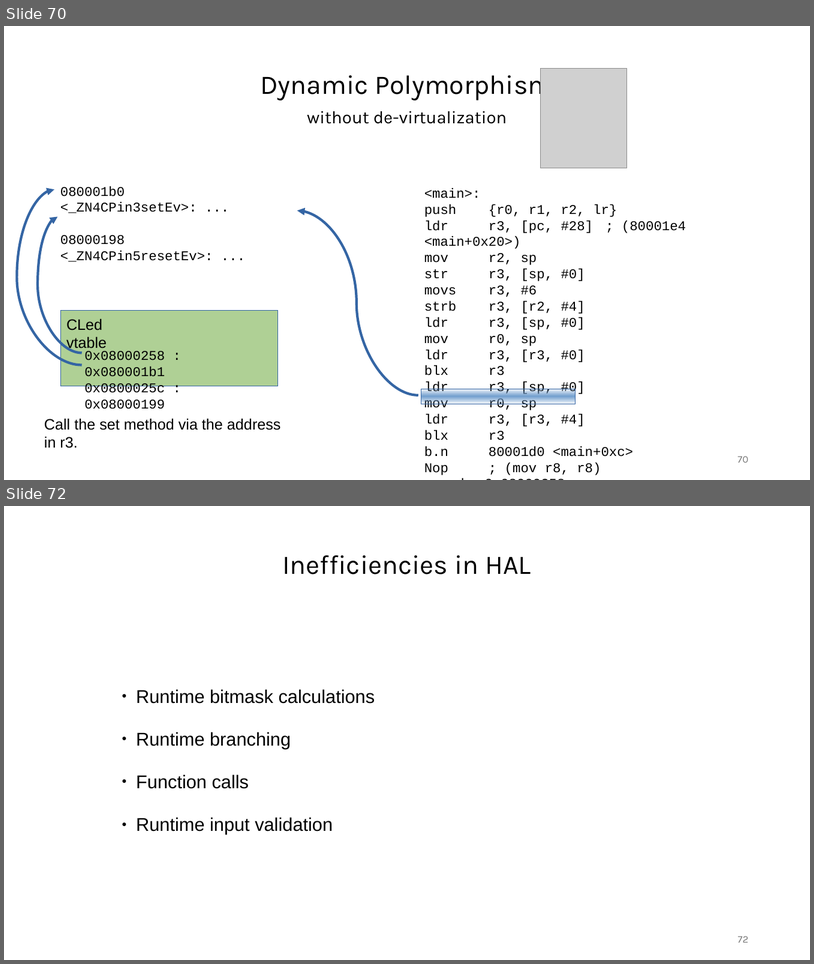
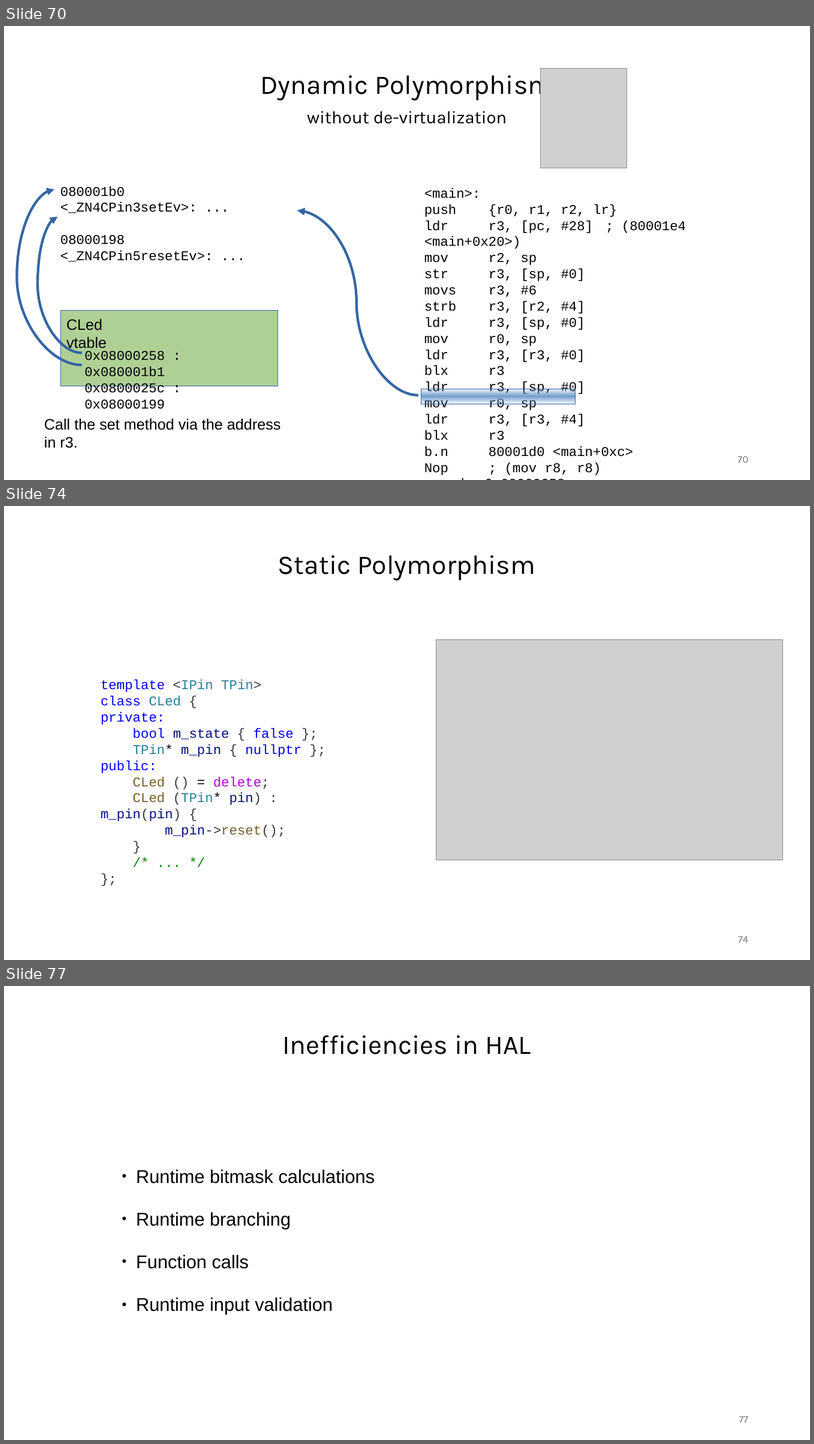
Before and after one commit to janos32783/cppcon_2024_cost_cpp_abstractions, a slide deck: presentation/cppcon.pptx. Shown one above the other, each under a label of ours: slides 70 and 72 before the commit, slides 70, 74 and 77 after it; the slides between them are not shown. The pictures are 814x964 and 814x1444 pixels, drawn with LibreOffice and Linux fonts; fonts in the diff are those of the drawing; grey boxes stand for pictures. Boxes give left, top, right and bottom in pixels: in the first picture for what was removed or moved away, otherwise in the second. Text is boxed around its words. In the diff, an @@ line names an element or a change of style, - is before the commit and + after.

Commit message:
done with static polymorphism for now

```diff
--- a/presentation/cppcon.pptx
+++ b/presentation/cppcon.pptx
@@ slide 74 added at <box>4,506,810,960</box>, background #FFFFFF @@
@@ text added at <box>278,555,536,580</box>, 32 pt, text #000000 @@
+Static Polymorphism
@@ picture added at <box>437,640,783,860</box> @@
@@ text added at <box>101,679,302,837</box>, 16 pt, text #0000FF @@
+template <IPin TPin>
+class CLed {
+private:
+bool m_state { false };
+TPin* m_pin { nullptr };
+public:
+CLed () = delete;
+CLed (TPin* pin) : m_pin(pin) {
+m_pin->reset();
+}
+/* ... */
+};
@@ page number added at <box>738,936,749,942</box>, 12 pt, text #787878 @@
+74
@@ what was slide 72 is now slide 77 @@
@@ page number at <box>740,1416,749,1422</box>: text changed @@
-72
+77
```
Also in this commit, not shown: 5 other slides added, 1 slide removed, 6 other files.
